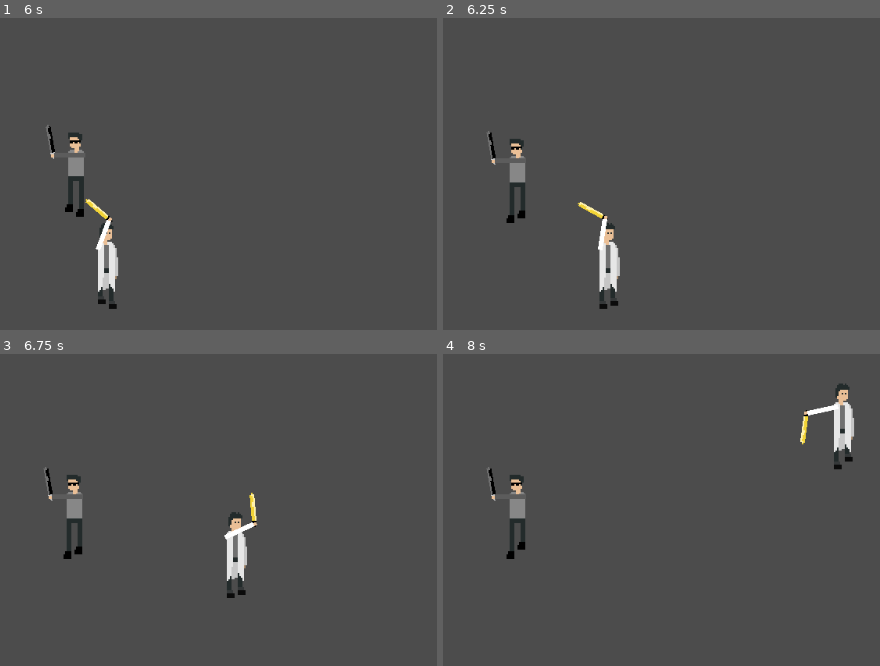
Above: before the commit, frames 1-4 (two rows, left to right).
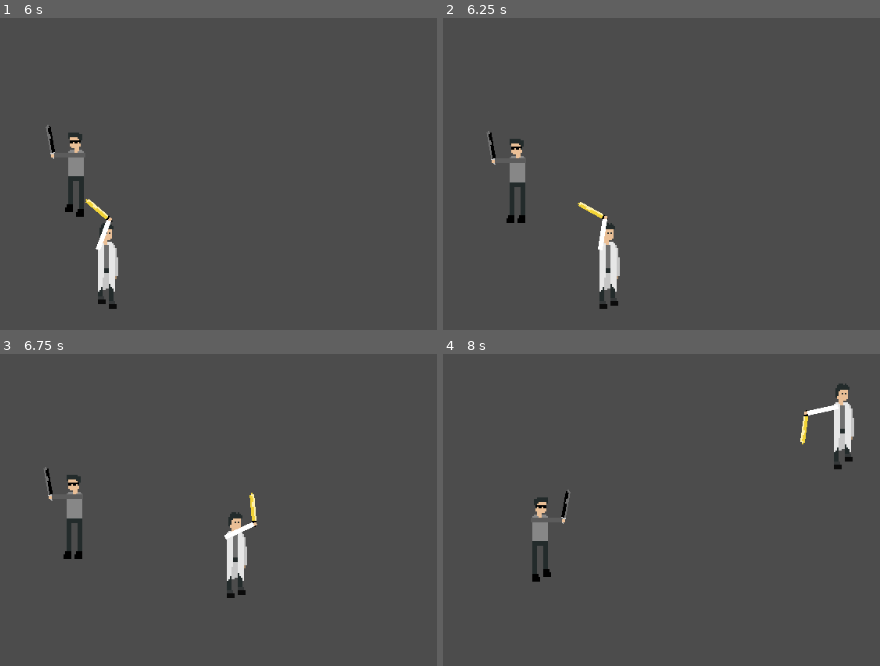
Above: after the commit, the same moments.

Repository: MarinMario/ludum-dare-46
Game: Godot game, scene res://testWorld.tscn
Same seed, same stepped clock (60 frames per second), same inputs: the game is played once before the commit and once after it.
Inputs (mouse positions are in pixels of both pictures, inside the frame that each line leads up to):
- Up to frame 1 (6 s): tap Enter at 0.5 s; move the mouse to (outside the picture) at 0.52 s; hold Right (ui_right) 0.53-1.28 s; move the mouse to (157, 120) at 1.27 s; hold Down (ui_down) 1.28-2.03 s; move the mouse to (outside the picture) at 2.02 s; hold Right (ui_right) 2.03-2.78 s; move the mouse to (279, 192) at 2.77 s; hold Up (ui_up) 2.78-3.53 s; move the mouse to (outside the picture) at 3.52 s; hold Left (ui_left) 3.53-5.03 s; move the mouse to (78, 27) at 4.27 s; move the mouse to (358, 99) at 5.02 s; hold Down (ui_down) 5.03-5.78 s; move the mouse to (outside the picture) at 5.77 s; hold Right (ui_right) from 5.78 s (still down)
- Up to frame 2 (6.25 s): keep holding Right (ui_right)
- Up to frame 3 (6.75 s): move the mouse to (outside the picture) at 6.52 s; release Right (ui_right) at 6.53 s; hold Up (ui_up) from 6.53 s (still down)
- Up to frame 4 (8 s): move the mouse to (600, 456) at 7.27 s; release Up (ui_up) at 7.28 s; hold Right (ui_right) from 7.28 s (still down)

Frame 1 is identical in both runs. In frame 2, less than 0.1% of the frame differs, in the area x 16-19%, y 61-66%; in frame 3, less than 0.1%; in frame 4, 1.6%, in the area x 10-30%, y 36-74%.

Commit message:
feat: enemies patrol

Diff:
--- a/game/enemies/enemy1/enemy1.gd
+++ b/game/enemies/enemy1/enemy1.gd
@@ -19,7 +19,11 @@
 	if followPlayer:
 		direction = (targetPosition - self.position).normalized()
 		velocity = direction * speed
-		move_and_slide(velocity)
+	else:
+		generateRandomDirection(delta)
+		velocity = randomDir * 50
+
+	move_and_slide(velocity)
 
 	$body/AnimatedSprite.play(anim)
 	if velocity != Vector2():
@@ -63,3 +67,16 @@
 		$detectArea/CollisionShape2D.disabled = true
 		followPlayer = false
 		shouldUpdateTargetPos = false
+
+var randomDirectionTimer = 0
+var randomDir = Vector2(0,0)
+func generateRandomDirection(delta):
+	randomize()
+	var dir1 = round(rand_range(-1,1))
+	var dir2 = round(rand_range(-1,1))
+	var newRandomDir = Vector2(dir1, dir2)
+
+	randomDirectionTimer += delta
+	if randomDirectionTimer >= 3:
+		randomDir = newRandomDir
+		randomDirectionTimer = 0
